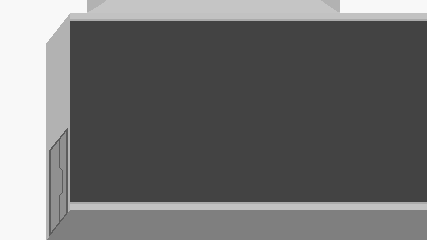
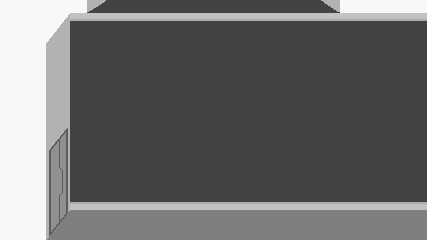
Layer changes from the first (427, 240) image to the second:
removed group "Concept_Couloir" (105 layers) over [left=87, top=0, right=340, bottom=13]
removed group "Couloir_End" (71 layers) from group "Concept_Couloir" over [left=87, top=0, right=340, bottom=13]
removed group "Couloir_ceiling_cut" (17 layers) from group "Couloir_End" over [left=87, top=0, right=340, bottom=13]
removed group "Couloir copie 2" (16 layers) from group "Couloir_ceiling_cut" over [left=87, top=0, right=340, bottom=13]
moved "Noir et blanc 2" out of group "Couloir copie 2", painted on it over [left=87, top=0, right=340, bottom=13]
removed group "Groupe 1" (1st of 4, in "Concept_Couloir" › "Couloir_End" › "Couloir_ceiling_cut" › "Couloir copie 2") (14 layers) from group "Couloir copie 2" over [left=87, top=0, right=340, bottom=13]
removed layer "Calque 23" from group "Groupe 1" over [left=87, top=0, right=340, bottom=13]
removed layer "Calque 16 copie 2" (1st of 5, in "Concept_Couloir" › "Couloir_End" › "Couloir_ceiling_cut" › "Couloir copie 2" › "Groupe 1") from group "Groupe 1" over [left=87, top=0, right=340, bottom=13]
removed layer "plafond" (1st of 5, in "Concept_Couloir" › "Couloir_End" › "Couloir_ceiling_cut" › "Couloir copie 2" › "Groupe 1") from group "Groupe 1" over [left=87, top=0, right=340, bottom=13]
removed layer "Fond" (2nd of 8, in "Concept_Couloir" › "Couloir_End" › "Couloir_ceiling_cut" › "Couloir copie 2" › "Groupe 1") from group "Groupe 1" over [left=87, top=0, right=340, bottom=13]
removed group "Concept" (9 layers) from group "Concept_Couloir" over [left=87, top=0, right=340, bottom=13]
